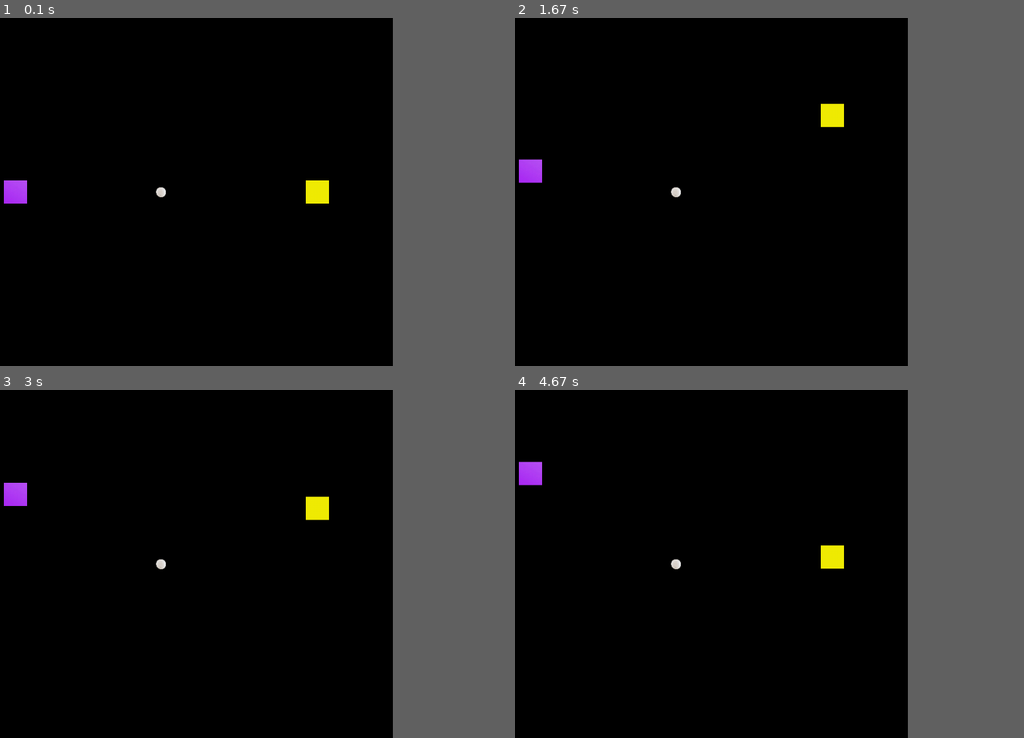
Above: before the commit, frames 1-4 (two rows, left to right).
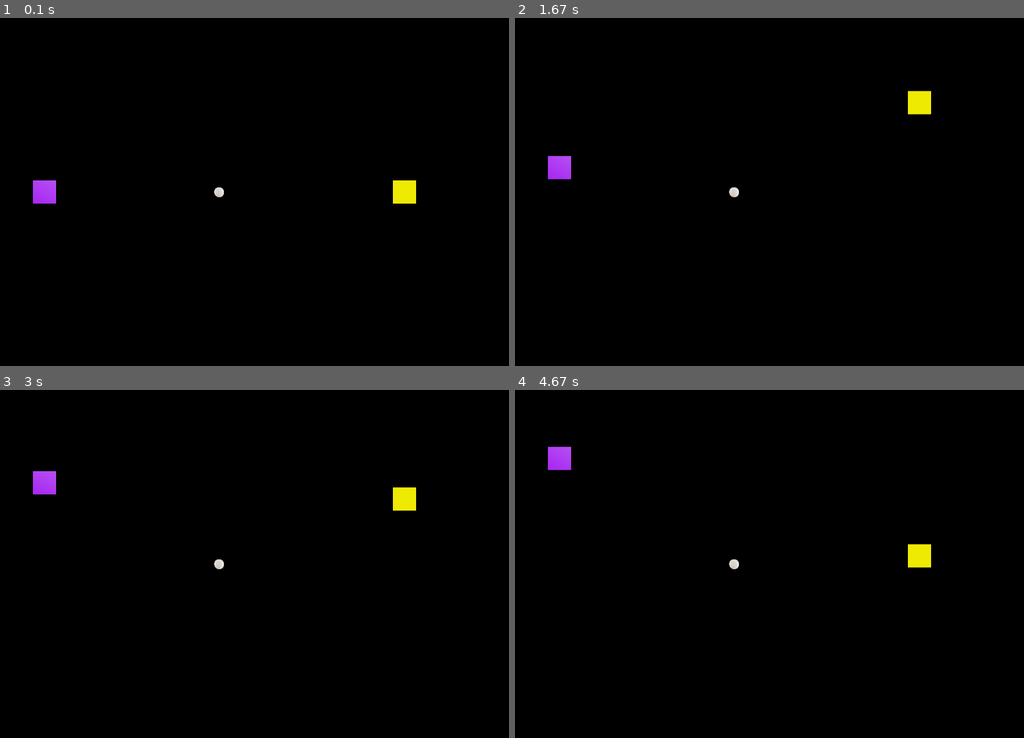
Above: after the commit, the same moments.

Repository: valera-creator/pygame_ping_pong
Game: pygame game, started from main.py
The game is run twice, just before and just after one commit, with the same random seed, the same clock (stepped at 60 frames per second) and the same inputs.
Inputs:
- Up to frame 1 (0.1 s): no input
- Up to frame 2 (1.67 s): hold Up 0.33-0.8 s; hold Up 0.83-1.2 s; tap W at 0.9, 1.3, 1.63 s; hold Up 1.23-1.53 s; hold Up from 1.57 s (still down)
- Up to frame 3 (3 s): release Up at 1.93 s; hold Up 1.97-2.27 s; tap W at 2.03, 2.37, 2.77 s; hold Up 2.3-2.67 s; hold Up from 2.7 s (still down)
- Up to frame 4 (4.67 s): release Up at 3 s; hold Up 3.03-3.4 s; tap W at 3.1, 3.5, 3.83, 4.23, 4.57 s; hold Up 3.43-3.73 s; hold Up 3.77-4.13 s; hold Up 4.17-4.47 s; hold Up from 4.5 s (still down)
In our replay, the window is 720x540 before the commit and 900x540 after it. These sizes can differ from the game's own. Grey fills any space a smaller window leaves; there, only what the larger window draws over its background counts as a difference.

The runs differ from the first frame. In frame 1, 1.3% of the frame differs, in the area x 0-82%, y 46-54%; in frame 2, 1.4%, in the area x 0-82%, y 20-52%; in frame 3, 1.3%; in frame 4, 1.4%.

Commit message:
движение игроков вверх/вниз по кнопке (изменил скорость игрока на 7)

Diff:
--- a/main.py
+++ b/main.py
@@ -48,7 +48,7 @@
         self.image = pygame.image.load(os.path.join('assets', 'images', f'{color_image}.png'))
         self.image = pygame.transform.scale(self.image, (self.size, self.size))
         self.mask = pygame.mask.from_surface(self.image)
-        self.speed_player = 6
+        self.speed_player = 7
         self.rect = self.image.get_rect()
 
         self.up = False
@@ -75,7 +75,7 @@
         """
 
         if self.need_go:
-
+            print(self.rect.y)
             if self.click and (self.up or self.down) and self.rect.y != 0 and self.rect.y != height - self.size:
                 self.click = False
                 self.up, self.down = self.down, self.up
@@ -106,7 +106,7 @@
 if __name__ == '__main__':
     running = True
 
-    width, height = 800, 600
+    width, height = 1000, 600
     fps = 60
 
     pygame.init()
